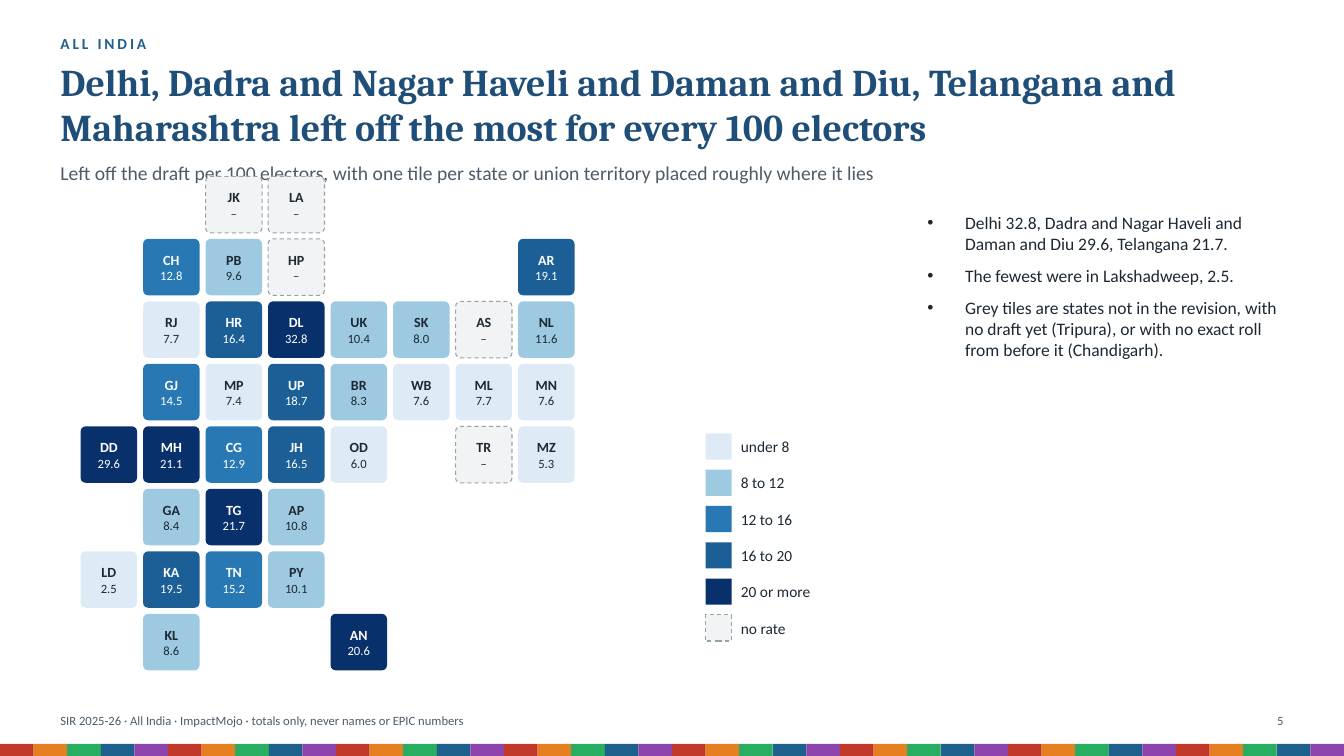
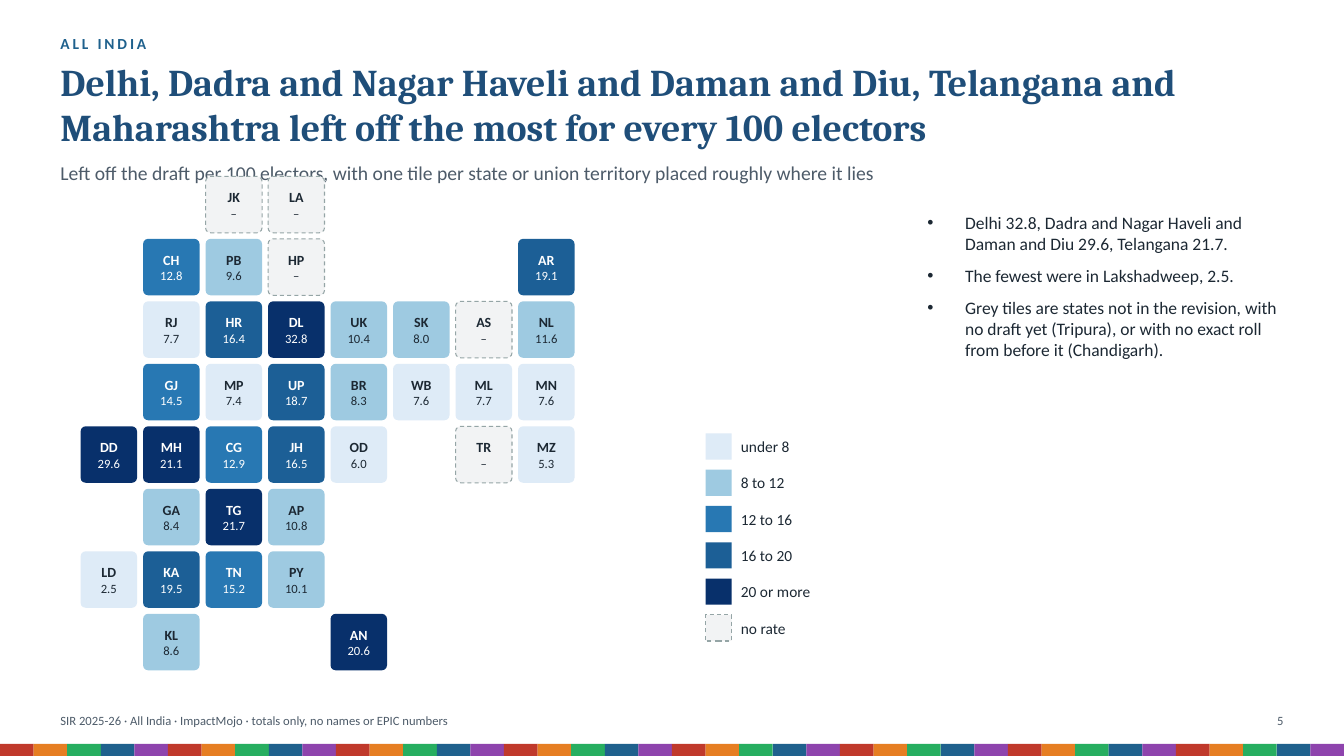
Before and after one commit to Varnasr/INDIA-DATA, a slide deck: slide 5 of reports/sir-india-deck.pptx. Drawn at 1344x756 pixels with LibreOffice and Linux fonts; fonts in the diff are those of the drawing. Boxes give left, top, right and bottom in pixels: in the first picture for what was removed or moved away, otherwise in the second. Text is boxed around its words. In the diff, an @@ line names an element or a change of style, - is before the commit and + after.

```diff
--- a/reports/sir-india-deck.pptx
+++ b/reports/sir-india-deck.pptx
@@ text at <box>60,716,447,727</box>: text changed @@
-SIR 2025-26 · All India · ImpactMojo · totals only, never names or EPIC numbers
+SIR 2025-26 · All India · ImpactMojo · totals only, no names or EPIC numbers
```
Also in this commit, not shown: 18 other slides changed, 35 other files.
